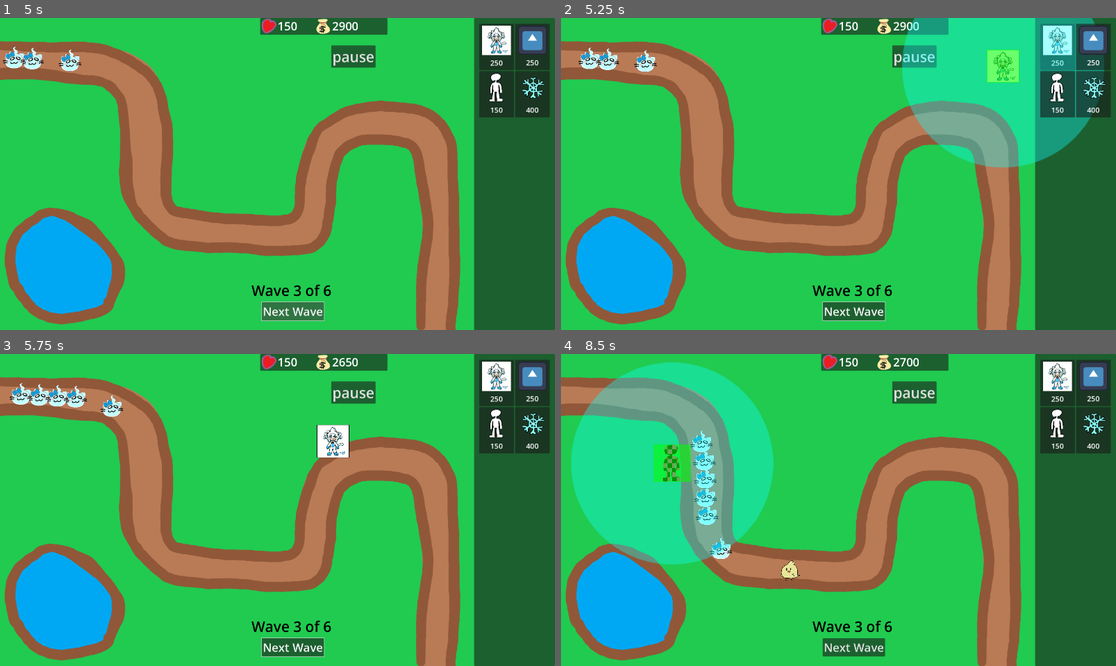
Above: before the commit, frames 1-4 (two rows, left to right).
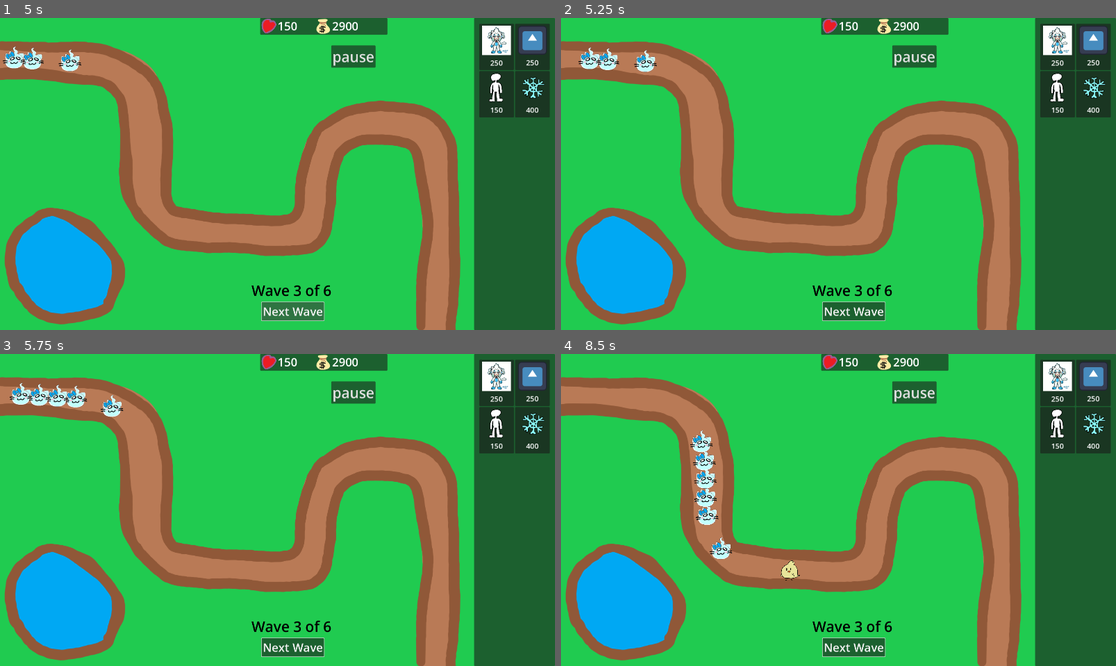
Above: after the commit, the same moments.

Repository: VitaminTree/Minki-Tower-Defense
Game: Godot game, scene res://UI/MainMenu.tscn
The game is run twice, just before and just after one commit, with the same random seed, the same clock (stepped at 60 frames per second) and the same inputs. The engine's default icon, where the game draws it, is replaced by a stand-in: a white triangle on a blue panel in a dark square.
Inputs (mouse positions are in pixels of both pictures, inside the frame that each line leads up to):
- Up to frame 1 (5 s): click "Play" at 0.5 s; click "pause" at 1.25 s; click "Continue" at 2 s; click "Next Wave" at 2.75 s; click "Next Wave" at 3.5 s; click "Next Wave" at 4.25 s
- Up to frame 2 (5.25 s): drag from (1054, 46) to (894, 105) at 5.02 s
- Up to frame 3 (5.75 s): no input
- Up to frame 4 (8.5 s): drag from (894, 441) to (810, 572) at 5.77 s; click (894, 416) at 6.52 s; move the mouse to (1093, 382) at 7.27 s; click (1093, 382) at 7.42 s; drag from (1054, 428) to (672, 463) at 8.02 s

Frame 1 is identical in both runs. In frame 2, 14% of the frame differs, in the area x 61-98%, y 0-48%; in frame 3, 0.7%; in frame 4, 19%, in the area x 1-63%, y 1-98%.
Error after the commit: Compile Error: (res://Scripts/LevelOneTerrain.gd:-1)

Commit message:
Renaming and relocation of certain scripts
LevelOne renamed to LevelOneTerrain, as it emits signals if mouse is over certain level terrain
BespokePause renamed to PauseButton, pause buttons are generally needed and are not temporary features

SignalMessenger moved to a folder that will hold autoloaded scripts
Created a new autoloaded script, GameData, but it doesn't do anything yet

Diff:
--- /dev/null
+++ b/Scripts/Autoloads/GameData.gd
@@ -0,0 +1,11 @@
+extends Node
+
+# At some point, every relevant resource that's tied to the "player" should probably be in here.
+# This includes but is not limited to:
+#  - Inventory
+#  - Money
+#  - Wave progress
+#  - Health
+#  - Experience? Idk
+#
+# For now, this script will remain empty until the next realease is shipped, then I may consider refactoring
--- a/Scripts/SignalMessenger.gd
+++ /dev/null
@@ -1,29 +0,0 @@
-extends Node
-
-# The recieving Node has to connect the signal to a function using the following:
-#			"SignalMessenger.connect("NAME_OF_SIGNAL_IN_QUOTES", function_name_without_quotes)
-# This doesnt change even if the function takes parameters
-#
-# the sending Node does not need to connect; it just emits
-#			"SignalMessenger.NAME_OF_SIGNAL.emit()"
-
-signal HELLO_WORLD
-signal SIGNAL_WITH(arguments)
-
-signal MONEY_PAYMENT(amount: int)
-signal HEALTH_UPDATE(amount: int)
-
-signal BALANCE_UPDATED(amount: int)
-signal ALL_LIVES_LOST
-
-signal MOUSE_OVER_PATH(state: bool)
-signal MOUSE_OVER_WATER(state: bool)
-
-signal STATUS_APPLIED
-
-signal INVENTORY_TOGGLED(tower: Tower, make_visible: bool)
-# signal ITEM_CLICKED(index: int) [RELOCATED TO SlotPanel]
-signal INVENTORY_PROCESSED(backpack_data: BackpackData, index: int)
-signal INVENTORY_UPDATED(backpack_data: BackpackData)
-
-signal TOWER_UPGRADED
--- a/main.tscn
+++ b/main.tscn
@@ -1,10 +1,10 @@
 [gd_scene load_steps=8 format=3 uid="uid://b2314ouwd5gbi"]
 
 [ext_resource type="Texture2D" uid="uid://ba28nvkk4dirn" path="res://Assets/Track.png" id="1_2o82f"]
-[ext_resource type="Script" path="res://Scripts/LevelOne.gd" id="2_b56o8"]
+[ext_resource type="Script" path="res://Scripts/LevelOneTerrain.gd" id="2_s538d"]
 [ext_resource type="Script" path="res://Scripts/PathSpawner.gd" id="3_0amyu"]
-[ext_resource type="Script" path="res://Scripts/BespokePauseRemoveLater.gd" id="4_pknsf"]
 [ext_resource type="PackedScene" uid="uid://ca1qui65w5ckj" path="res://UI/ui.tscn" id="4_uwnil"]
+[ext_resource type="Script" path="res://Scripts/PauseButton.gd" id="5_lkpo7"]
 
 [sub_resource type="Curve2D" id="Curve2D_s8aae"]
 _data = {
@@ -21,7 +21,7 @@
 [node name="Track" type="Sprite2D" parent="."]
 texture = ExtResource("1_2o82f")
 centered = false
-script = ExtResource("2_b56o8")
+script = ExtResource("2_s538d")
 metadata/_edit_lock_ = true
 
 [node name="Path" type="Area2D" parent="Track"]
@@ -50,7 +50,7 @@
 
 [node name="UI" parent="." instance=ExtResource("4_uwnil")]
 
-[node name="BespokePauseRemoveLater" type="Button" parent="."]
+[node name="PauseButton" type="Button" parent="."]
 offset_left = 1146.0
 offset_top = 95.0
 offset_right = 1299.0
@@ -58,7 +58,7 @@
 mouse_filter = 1
 theme_override_font_sizes/font_size = 50
 text = "pause"
-script = ExtResource("4_pknsf")
+script = ExtResource("5_lkpo7")
 
 [node name="NextLevelButton" type="Button" parent="."]
 offset_left = 905.0
@@ -82,5 +82,5 @@
 [connection signal="mouse_exited" from="Track/Path" to="Track" method="_on_path_mouse_exited"]
 [connection signal="mouse_entered" from="Track/Water" to="Track" method="_on_water_mouse_entered"]
 [connection signal="mouse_exited" from="Track/Water" to="Track" method="_on_water_mouse_exited"]
-[connection signal="pressed" from="BespokePauseRemoveLater" to="BespokePauseRemoveLater" method="_on_pressed"]
+[connection signal="pressed" from="PauseButton" to="PauseButton" method="_on_pressed"]
 [connection signal="pressed" from="NextLevelButton" to="PathSpawner" method="_on_next_level_button_pressed"]
--- a/project.godot
+++ b/project.godot
@@ -20,7 +20,8 @@
 
 [autoload]
 
-SignalMessenger="*res://Scripts/SignalMessenger.gd"
+SignalMessenger="*res://Scripts/Autoloads/SignalMessenger.gd"
+GameData="*res://Scripts/Autoloads/GameData.gd"
 
 [display]
 
Renamed: Scripts/LevelOne.gd -> Scripts/LevelOneTerrain.gd
Renamed: Scripts/BespokePauseRemoveLater.gd -> Scripts/PauseButton.gd
